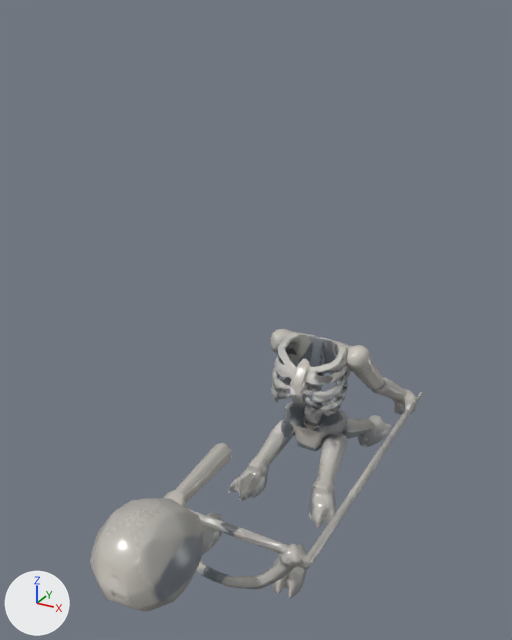
Before and after pictures for a commit that changed the glTF model assets/creatures/skeleton.glb.
Before and after are seen from a 50 mm lens placed at (1.02, -2.04, 1.6), pointed at (-0.07, -0.05, 0.6). The axes (+X, +Y, +Z) are drawn at lower left. The lights are the same throughout. The first picture is the older version. Vertices at exactly the same position are counted once.

Objects in the first picture: 'skeleton'.
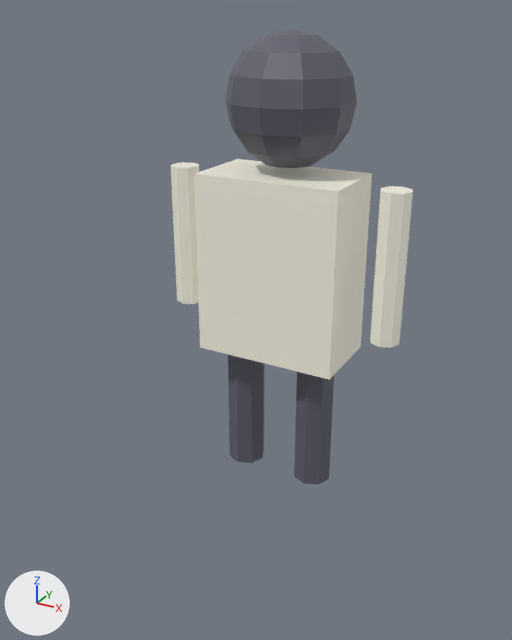
Pixel boxes (x1, y1, x2, y2) of what changed, in the pictures (512 x 640 px):
'skeleton', reshaped, recoloured (27% narrower, 61% taller): before (90, 329, 422, 611); after (171, 29, 413, 484)
part 1 of me_skeleton, added: after (370, 186, 413, 348)
part 2 of me_skeleton, added: after (194, 159, 372, 380)
part 3 of me_skeleton, added: after (171, 162, 199, 304)
part 4 of me_skeleton, added: after (225, 29, 357, 168)
part 5 of me_skeleton, added: after (228, 354, 264, 463)
part 6 of me_skeleton, added: after (294, 372, 334, 484)
part 7 of me_skeleton, deleted: before (163, 329, 422, 589)
part 8 of me_skeleton, deleted: before (90, 498, 203, 611)
part 9 of me_skeleton, deleted: before (199, 513, 223, 555)
part 10 of me_skeleton, deleted: before (272, 544, 307, 598)

Edits to the bpy script that builds the scene:
```text
Add mat_skeletond:
    mat_skeletond = principled_material('skeletonD')
    mat_skeletond.base_color = (0.12, 0.12, 0.16)  # grey #61616f
    mat_skeletond.roughness = 0.45
Add mat_skeletonc:
    mat_skeletonc = principled_material('skeletonC')
    mat_skeletonc.base_color = (0.86, 0.84, 0.72)  # white #efecdd
    mat_skeletonc.roughness = 0.45
    mat_skeletonc.emission_color = (0.0688, 0.0672, 0.0576)  # dark grey #4a4944
    mat_skeletonc.emission_strength = 1.0
Change me_skeleton:
    used by ob_skeleton; location = (0.0, 0.0, 0.0)
    remove me_skeleton.from_pydata(...)  # 11632 vertices, 23332 faces; spans x -0.31..0.31, y -0.94..0.95, z -0.31..0.31
    remove me_skeleton.materials.append(mat_model_005)
    add me_skeleton.from_pydata(...)  # 144 vertices, 264 faces; spans x -0.43..0.43, y -0.16..0.24, z 0.0..1.55
    me_skeleton part 1: a new loose piece, an 8-sided cylinder along z spanning x 0.33..0.43, y -0.05..0.05, z 0.605..1.105, in mat_skeletonc (white #efecdd)
    me_skeleton part 2: a new loose piece, a box spanning x -0.25..0.25, y -0.14..0.14, z 0.5..1.12, in mat_skeletonc (white #efecdd)
    me_skeleton part 3: a new loose piece, an 8-sided cylinder along z spanning x -0.43..-0.33, y -0.05..0.05, z 0.605..1.105, in mat_skeletonc (white #efecdd)
    me_skeleton part 4: a new loose piece, a UV sphere (10 segments, 8 rings, poles along z) spanning x -0.2..0.2, y -0.16..0.24, z 1.13..1.55, in mat_skeletond (grey #61616f)
    me_skeleton part 5: a new loose piece, an 8-sided cylinder along z spanning x -0.21..-0.07, y -0.07..0.07, z 0.0..0.55, in mat_skeletond (grey #61616f)
    me_skeleton part 6: a new loose piece, an 8-sided cylinder along z spanning x 0.07..0.21, y -0.07..0.07, z 0.0..0.55, in mat_skeletond (grey #61616f)
    me_skeleton part 7: the loose piece of 9603 vertices spanning x -0.31..0.31, y -0.48..0.95, z -0.31..0.31 is deleted
    me_skeleton part 8: the loose piece of 1369 vertices spanning x -0.18..0.11, y -0.94..-0.49, z -0.02..0.31 is deleted
    me_skeleton part 9: the loose piece of 335 vertices spanning x -0.31..-0.17, y -0.34..-0.07, z -0.31..-0.23 is deleted
    me_skeleton part 10: the loose piece of 325 vertices spanning x 0.1..0.23, y -0.32..-0.07, z -0.31..-0.23 is deleted
    add me_skeleton.materials.append(mat_skeletonc)  # white #efecdd
    add me_skeleton.materials.append(mat_skeletond)  # grey #61616f
```
